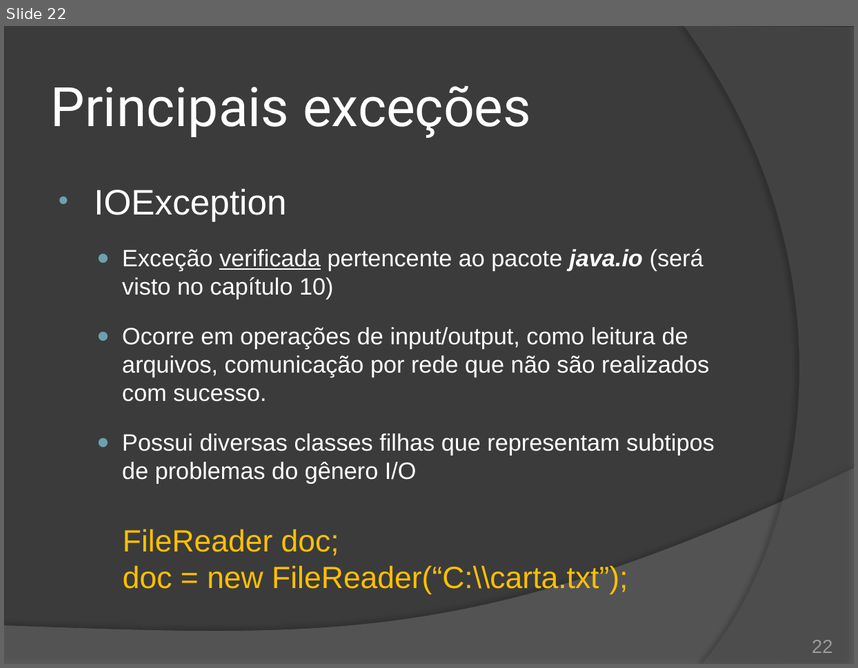
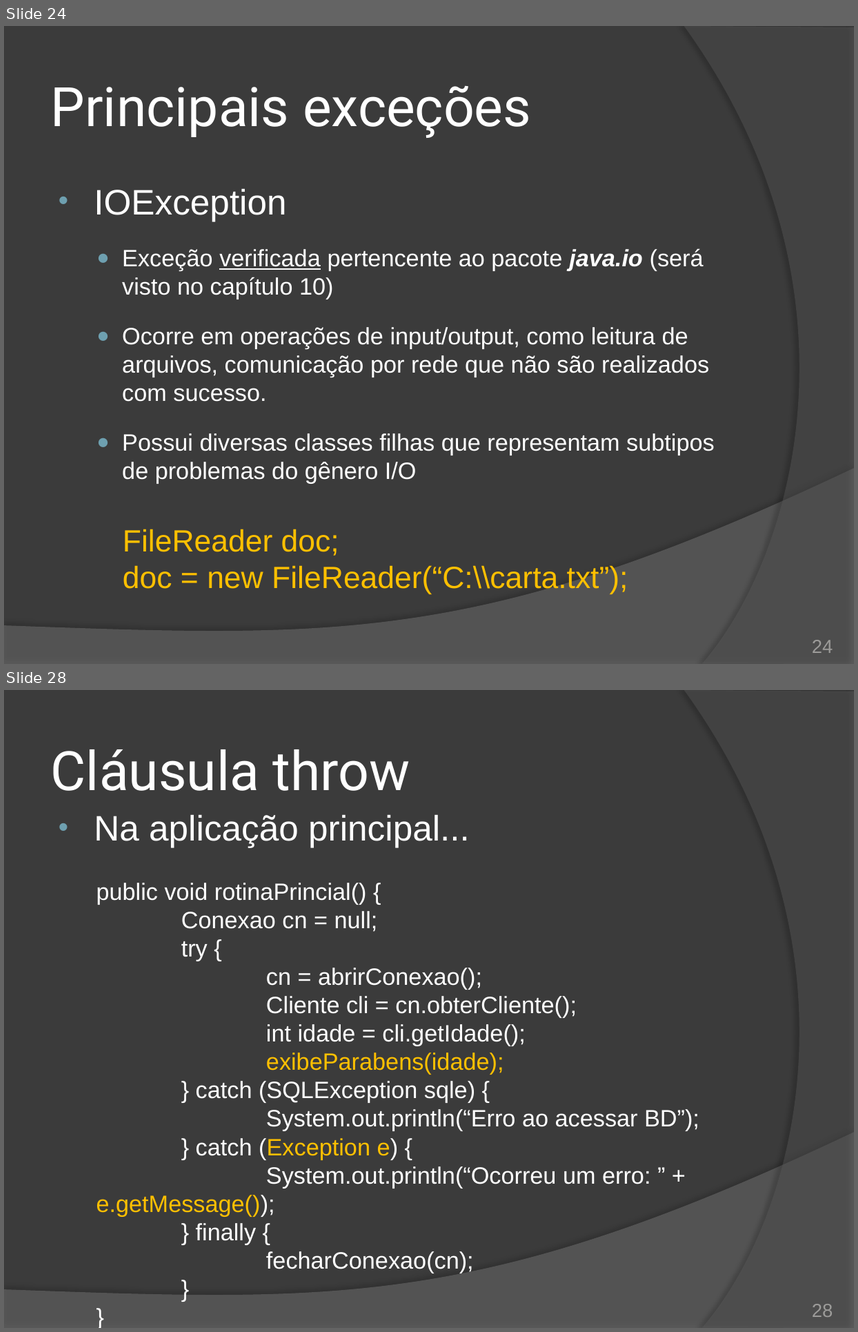
Before and after one commit to duchesqui/slzvieira-training, a slide deck: 2-Java-Programmer-Modulo-II/12.Capitulo06.pptx. Shown one above the other, each under a label of ours: slide 22 before the commit, slides 24 and 28 after it; the slides between them are not shown. The pictures are 858x668 and 858x1332 pixels, drawn with LibreOffice and Linux fonts; fonts in the diff are those of the drawing. Boxes give left, top, right and bottom in pixels: in the first picture for what was removed or moved away, otherwise in the second. Text is boxed around its words. In the diff, an @@ line names an element or a change of style, - is before the commit and + after.

```diff
--- a/2-Java-Programmer-Modulo-II/12.Capitulo06.pptx
+++ b/2-Java-Programmer-Modulo-II/12.Capitulo06.pptx
@@ slide 28 added at (4, 690, 854, 1328), background #3B3B3B; not listed: 2 template elements that a slide beside it also shows @@
@@ title added at (51, 749, 410, 791), 46 pt, text #FFFFFF @@
+Cláusula throw
@@ text added at (94, 815, 700, 1216), 20 pt, text #FFFFFF @@
+• Na aplicação principal...
+public void rotinaPrincial() {
+Conexao cn = null;
+try {
+cn = abrirConexao();
+Cliente cli = cn.obterCliente();
+int idade = cli.getIdade();
+exibeParabens(idade);
+} catch (SQLException sqle) {
+System.out.println(“Erro ao acessar BD”);
+} catch (Exception e) {
+System.out.println(“Ocorreu um erro: ” + e.getMessage());
+} finally {
+fecharConexao(cn);
+}
+}
@@ page number added at (812, 1303, 833, 1317), 16 pt, text #9D9B9A @@
+28
@@ what was slide 22 is now slide 24 @@
@@ page number at (812, 639, 833, 653): text changed @@
-22
+24
```
Also in this commit, not shown: 8 slides changed, 7 other slides added, 1 slide removed.
